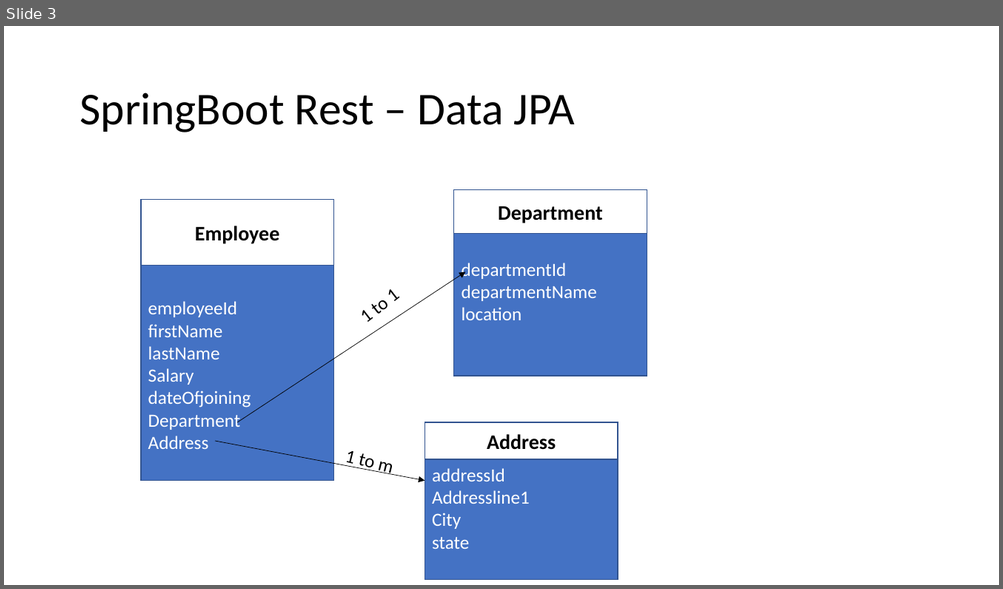
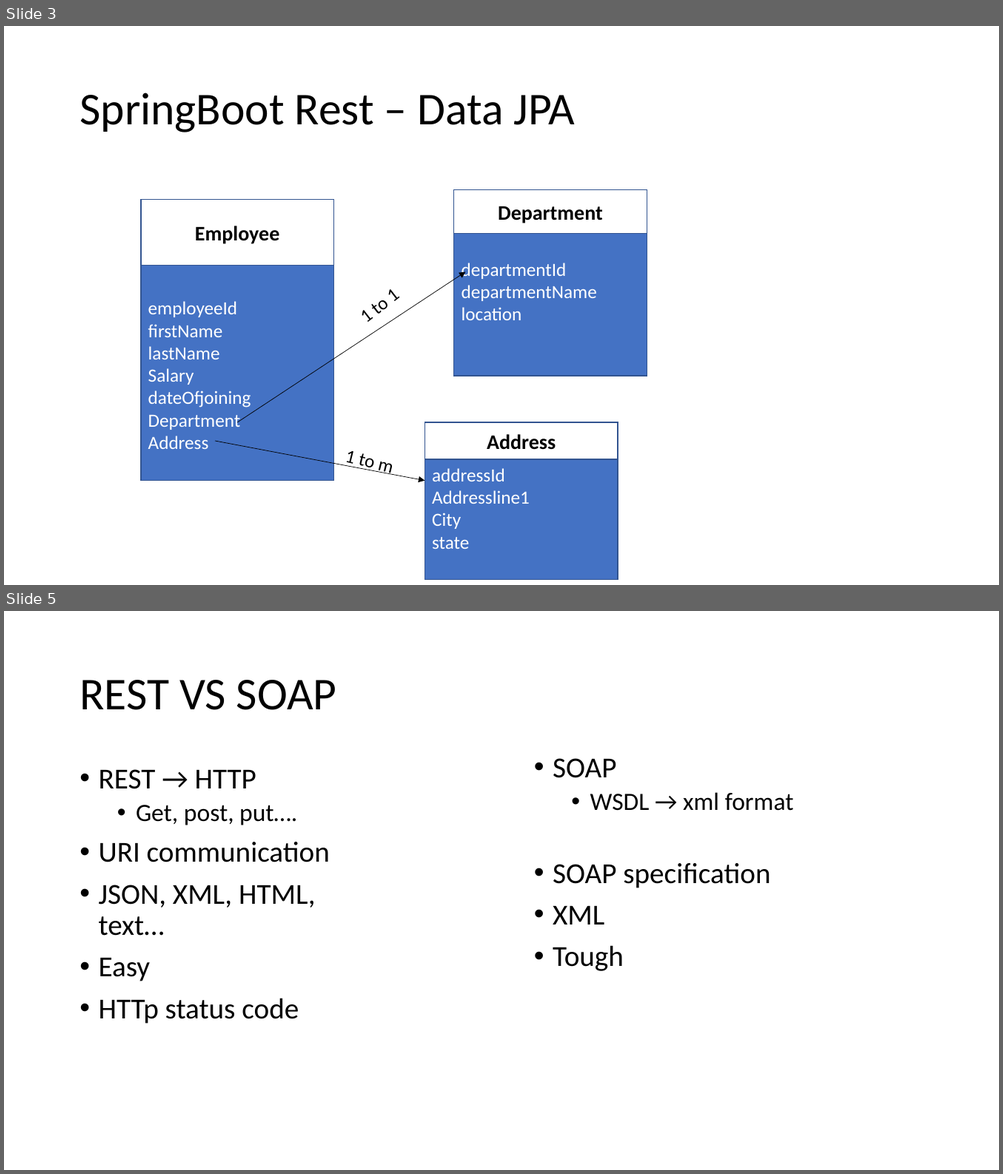
Before and after one commit to preethisr25/microservice-jul, a slide deck: microservices.pptx. Shown one above the other, each under a label of ours: slide 3 before the commit, slides 3 and 5 after it; the slides between them are not shown. The pictures are 1003x589 and 1003x1174 pixels, drawn with LibreOffice and Linux fonts; fonts in the diff are those of the drawing. Boxes give left, top, right and bottom in pixels: in the first picture for what was removed or moved away, otherwise in the second. Text is boxed around its words. In the diff, an @@ line names an element or a change of style, - is before the commit and + after.

```diff
--- a/microservices.pptx
+++ b/microservices.pptx
@@ slide 5 added at bbox=[4, 611, 999, 1170], background #FFFFFF @@
@@ title added at bbox=[79, 680, 337, 710], 44 pt, text #000000 @@
+REST VS SOAP
@@ text added at bbox=[552, 758, 794, 971], 28 pt, text #000000 @@
+• SOAP
+  • WSDL → xml format
+• SOAP specification
+• XML
+• Tough
@@ text added at bbox=[99, 769, 330, 1024], 28 pt, text #000000 @@
+• REST → HTTP
+  • Get, post, put….
+• URI communication
+• JSON, XML, HTML, text…
+• Easy
+• HTTp status code
```
Also in this commit, not shown: 1 slide changed, 3 other slides added.
